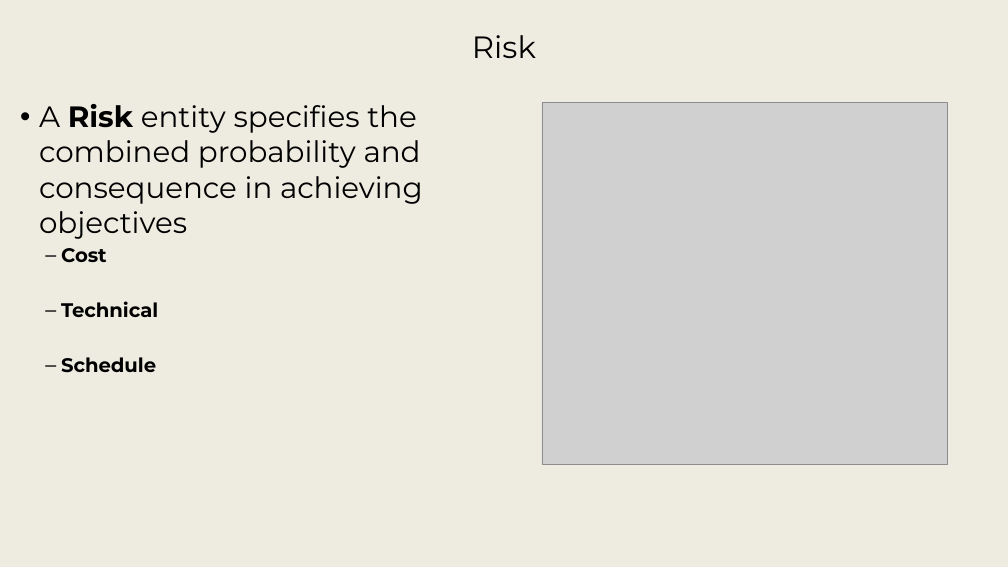
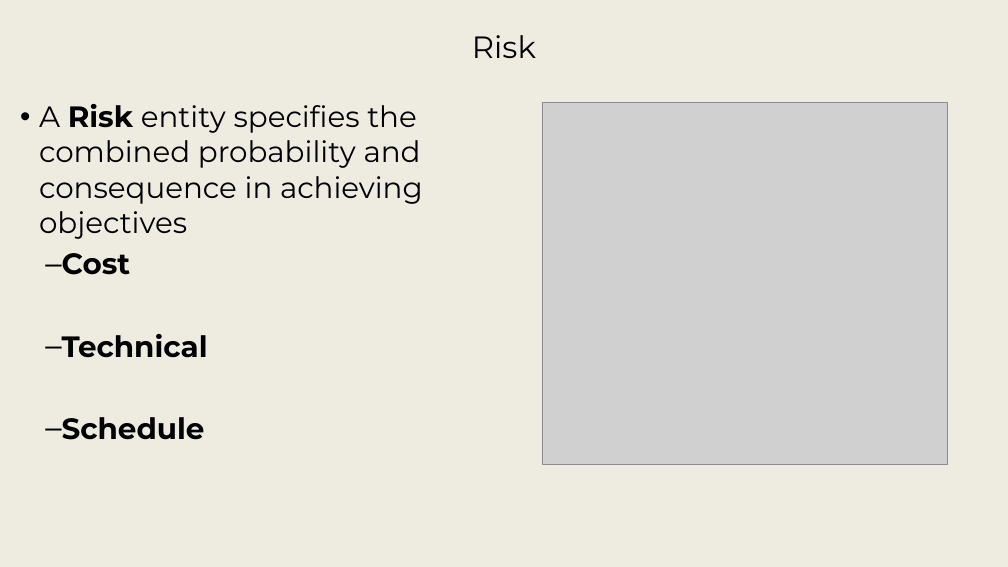
Before and after one commit to srudder16/Lifecycle_Modeling, a slide deck: slide 22 of 2025_WSRC/2026 WSRC Tutorial - 1.pptx (slide 20 before the commit). Drawn at 1008x567 pixels with LibreOffice and Linux fonts; fonts in the diff are those of the drawing; grey boxes stand for pictures; background and template pictures are left out. Boxes give left, top, right and bottom in pixels: in the first picture for what was removed or moved away, otherwise in the second. Text is boxed around its words. In the diff, an @@ line names an element or a change of style, - is before the commit and + after.

```diff
--- a/2025_WSRC/2026 WSRC Tutorial - 1.pptx
+++ b/2025_WSRC/2026 WSRC Tutorial - 1.pptx
@@ text at box(62, 253, 208, 440): size 18.7 to 28 pt in "Cost", "Technical", "Schedule"; more space between paragraphs @@
```
Also in this commit, not shown: 10 other slides changed, 2 slides added, 6 slides removed, 3 other files.
